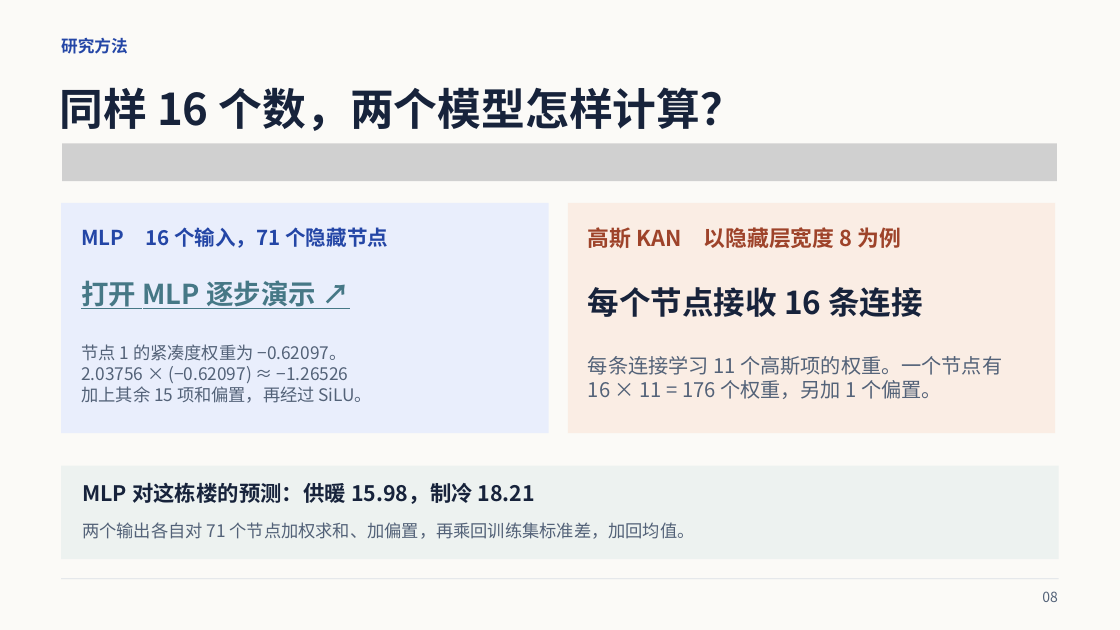
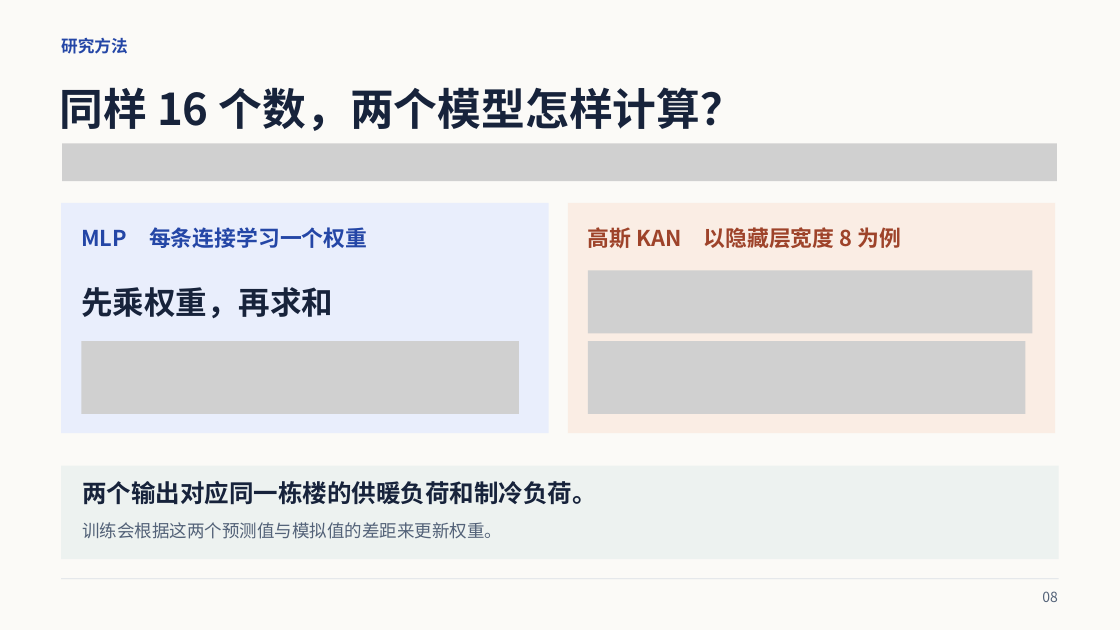
Before and after one commit to wei470/8610-Project, a slide deck: slide 8 of Presentation_中文版.pptx. Drawn at 1120x630 pixels with LibreOffice and Linux fonts; fonts in the diff are those of the drawing; grey boxes stand for pictures. Boxes give left, top, right and bottom in pixels: in the first picture for what was removed or moved away, otherwise in the second. Text is boxed around its words. In the diff, an @@ line names an element or a change of style, - is before the commit and + after.

```diff
--- a/Presentation_中文版.pptx
+++ b/Presentation_中文版.pptx
@@ text at (x1=81, y1=227, x2=367, y2=248): text changed; size 17.6 to 18.8 pt @@
-MLP 16 个输入，71 个隐藏节点
+MLP 每条连接学习一个权重
@@ text at (x1=81, y1=287, x2=333, y2=318): text changed; size 23.5 to 27 pt; text colour #467886 to #17233B @@
-打开 MLP 逐步演示 ↗
+先乘权重，再求和
@@ text removed at (x1=588, y1=287, x2=923, y2=317) @@
-每个节点接收 16 条连接
@@ picture added at (x1=588, y1=271, x2=1033, y2=334) @@
@@ text removed at (x1=81, y1=344, x2=372, y2=403) @@
-节点 1 的紧凑度权重为 −0.62097。
-2.03756 × (−0.62097) ≈ −1.26526
-加上其余 15 项和偏置，再经过 SiLU。
@@ picture added at (x1=82, y1=341, x2=519, y2=413) @@
@@ text removed at (x1=588, y1=356, x2=1002, y2=399) @@
-每条连接学习 11 个高斯项的权重。一个节点有 16 × 11 = 176 个权重，另加 1 个偏置。
@@ picture added at (x1=588, y1=341, x2=1026, y2=413) @@
@@ text at (x1=82, y1=481, x2=597, y2=505): text changed; size 18.3 to 21 pt @@
-MLP 对这栋楼的预测：供暖 15.98，制冷 18.21
+两个输出对应同一栋楼的供暖负荷和制冷负荷。
@@ text at (x1=82, y1=522, x2=502, y2=539): text changed; size 14.8 to 15 pt @@
-两个输出各自对 71 个节点加权求和、加偏置，再乘回训练集标准差，加回均值。
+训练会根据这两个预测值与模拟值的差距来更新权重。
```
Also in this commit, not shown: 2 other slides changed, 2 slides added, 4 other files.
